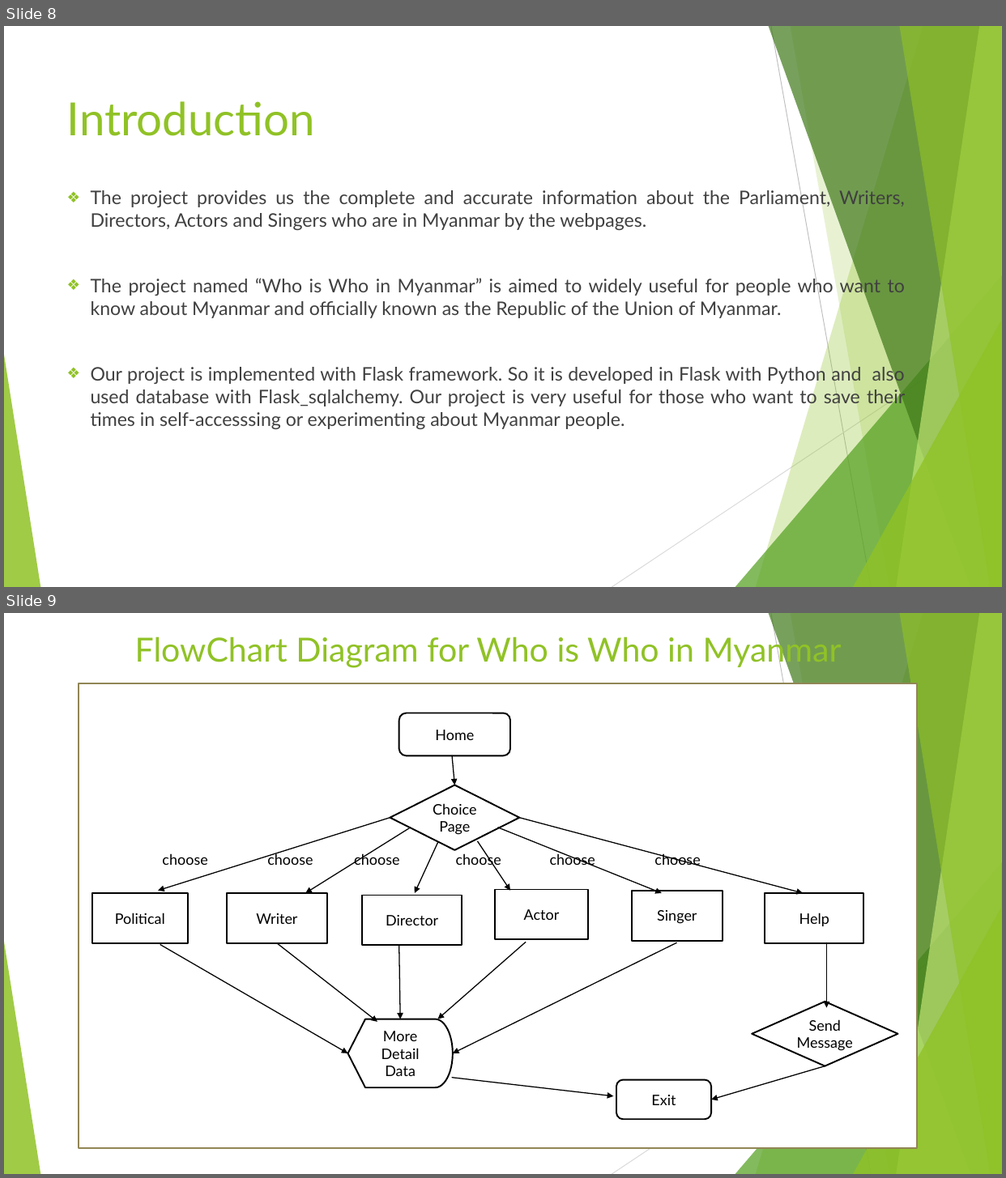
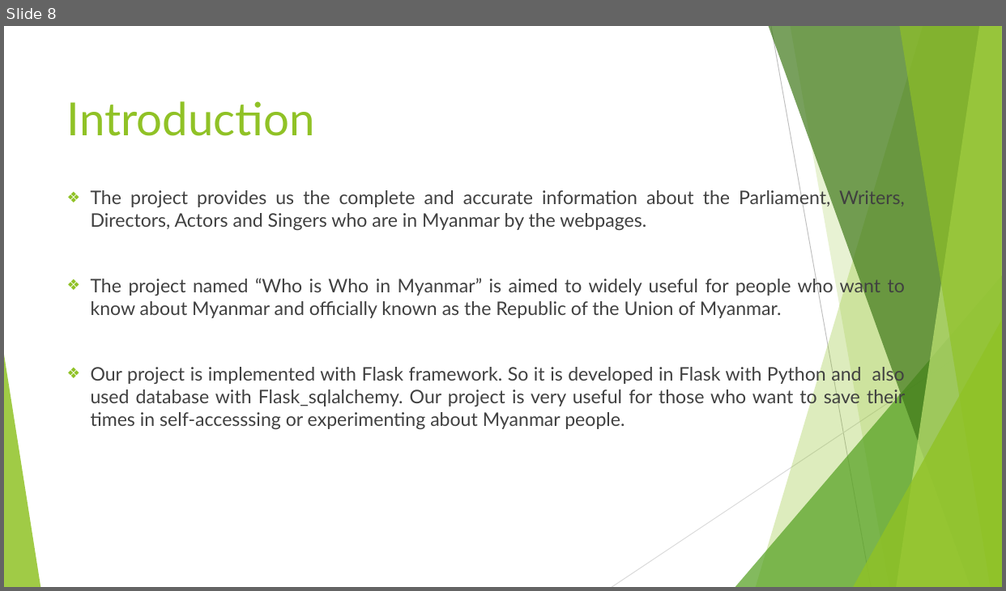
Before and after one commit to sun-mdy-geo/pdf-update, a slide deck: Intern2018.pptx. Shown one above the other, each under a label of ours: slides 8 and 9 before the commit, slide 8 after it. The pictures are 1006x1178 and 1006x591 pixels, drawn with LibreOffice and Linux fonts; fonts in the diff are those of the drawing. Boxes give left, top, right and bottom in pixels: in the first picture for what was removed or moved away, otherwise in the second. Text is boxed around its words. In the diff, an @@ line names an element or a change of style, - is before the commit and + after.

```diff
--- a/Intern2018.pptx
+++ b/Intern2018.pptx
@@ slide 9 removed at (4, 613, 1002, 1174), background #FFFFFF; not listed: 10 template elements that a slide beside it also shows @@
@@ title removed at (135, 632, 842, 668) @@
-FlowChart Diagram for Who is Who in Myanmar
@@ text removed at (78, 683, 918, 1148) @@
-choose choose choose choose choose choose
@@ rounded rectangle removed at (399, 713, 511, 756) @@
-Home
@@ arrow removed from (453, 756) to (454, 786) @@
@@ diamond removed at (390, 786, 520, 850) @@
-Choice Page
@@ arrow removed from (390, 817) to (158, 891) @@
@@ arrow removed from (411, 828) to (305, 893) @@
@@ arrow removed from (498, 828) to (662, 893) @@
@@ arrow removed from (520, 817) to (803, 893) @@
@@ arrow removed from (438, 843) to (415, 893) @@
@@ arrow removed from (478, 841) to (510, 891) @@
@@ rectangle removed at (92, 893, 188, 943) @@
-Political
@@ rectangle removed at (227, 893, 327, 943) @@
-Writer
@@ rectangle removed at (363, 895, 462, 945) @@
-Director
@@ rectangle removed at (495, 890, 588, 940) @@
-Actor
@@ rectangle removed at (632, 891, 722, 941) @@
-Singer
@@ rectangle removed at (765, 893, 864, 943) @@
-Help
@@ arrow removed from (160, 944) to (347, 1054) @@
@@ arrow removed from (277, 943) to (377, 1022) @@
@@ arrow removed from (399, 944) to (400, 1020) @@
@@ arrow removed from (526, 943) to (438, 1020) @@
@@ arrow removed from (677, 943) to (453, 1054) @@
@@ arrow removed from (827, 943) to (827, 1008) @@
@@ flow chart display removed at (347, 1020, 453, 1088) @@
-More Detail Data
@@ diamond removed at (752, 1002, 898, 1066) @@
-Send Message
@@ arrow removed from (825, 1067) to (711, 1100) @@
@@ arrow removed from (453, 1078) to (613, 1097) @@
@@ rounded rectangle removed at (616, 1080, 711, 1120) @@
-Exit
```
Also in this commit, not shown: 3 slides changed.
